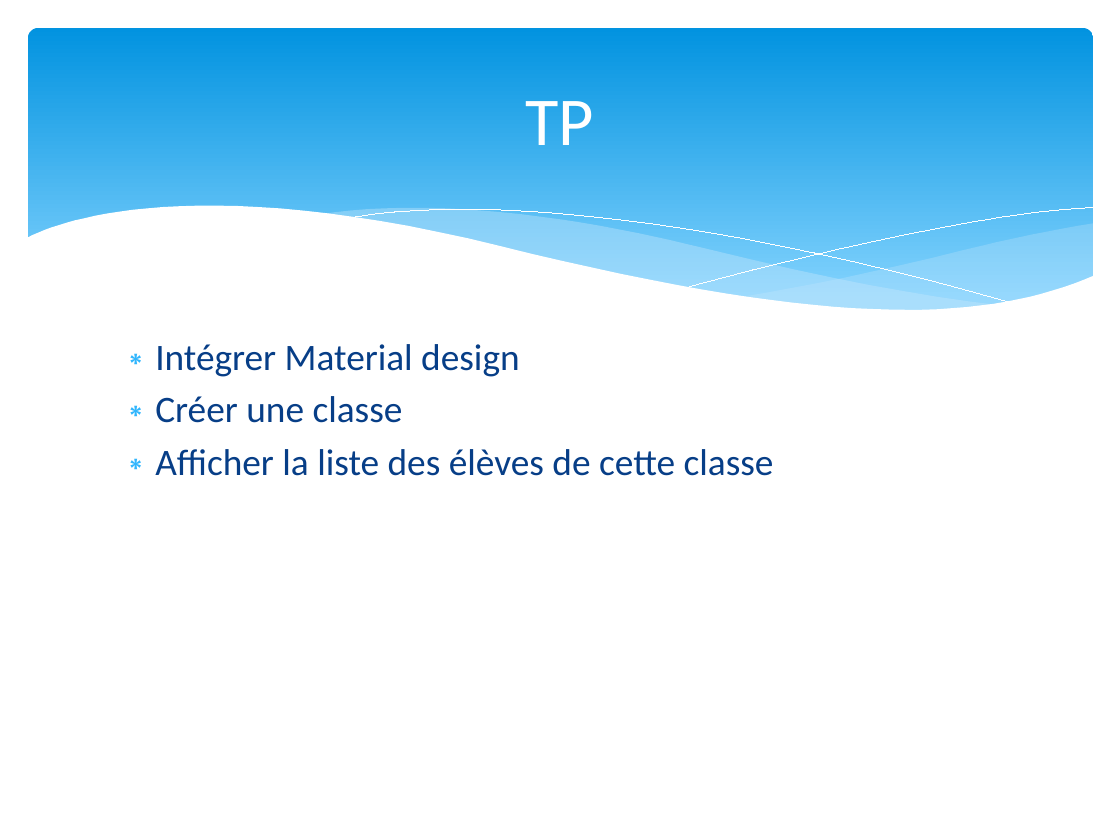
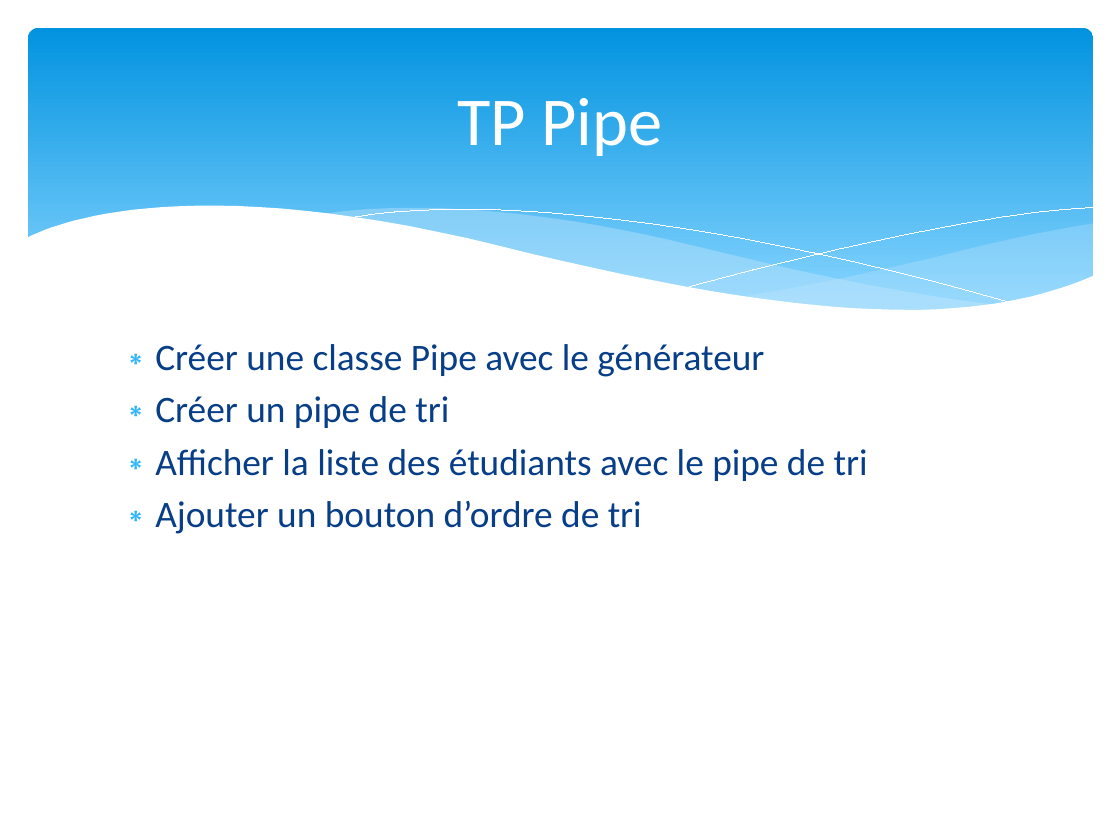
Before and after one commit to dalabord/ng-formation, a slide deck: slide 15 of formation_Angular.pptx. Drawn at 1120x840 pixels with LibreOffice and Linux fonts; fonts in the diff are those of the drawing. Boxes give left, top, right and bottom in pixels: in the first picture for what was removed or moved away, otherwise in the second. Text is boxed around its words. In the diff, an @@ line names an element or a change of style, - is before the commit and + after.

```diff
--- a/formation_Angular.pptx
+++ b/formation_Angular.pptx
@@ title at box(457, 98, 662, 156): text changed @@
-TP
+TP Pipe
@@ text at box(155, 344, 868, 534): text changed @@
-∗ Intégrer Material design
-∗ Créer une classe
-∗ Afficher la liste des élèves de cette classe
+∗ Créer une classe Pipe avec le générateur
+∗ Créer un pipe de tri
+∗ Afficher la liste des étudiants avec le pipe de tri
+∗ Ajouter un bouton d’ordre de tri
```
Also in this commit, not shown: 4 other slides changed, 1 slide added, 1 slide removed, 48 other files.
